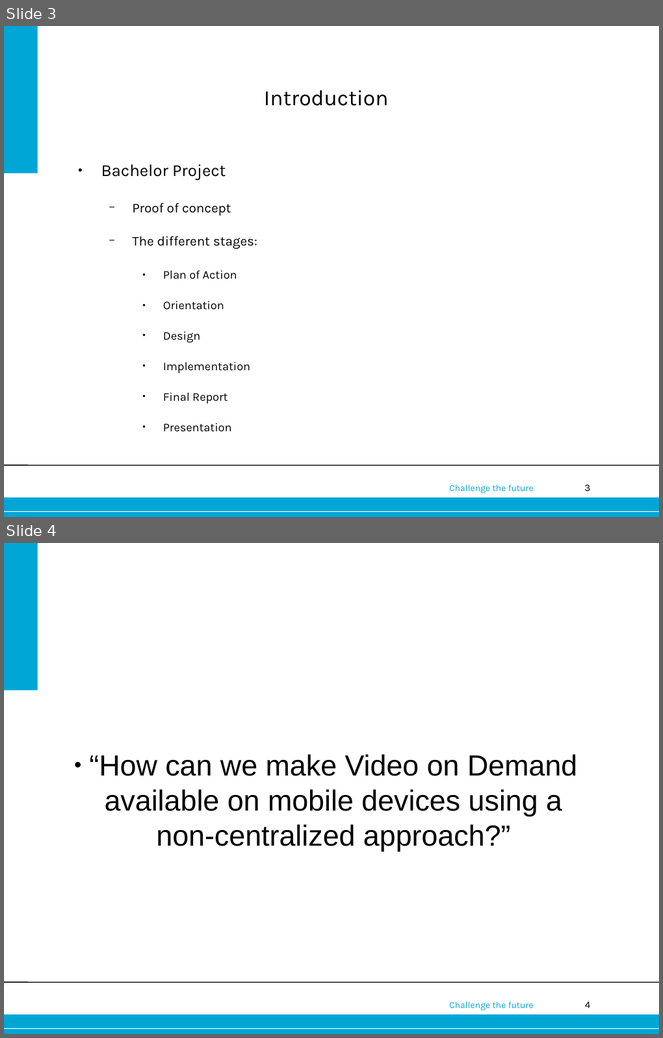
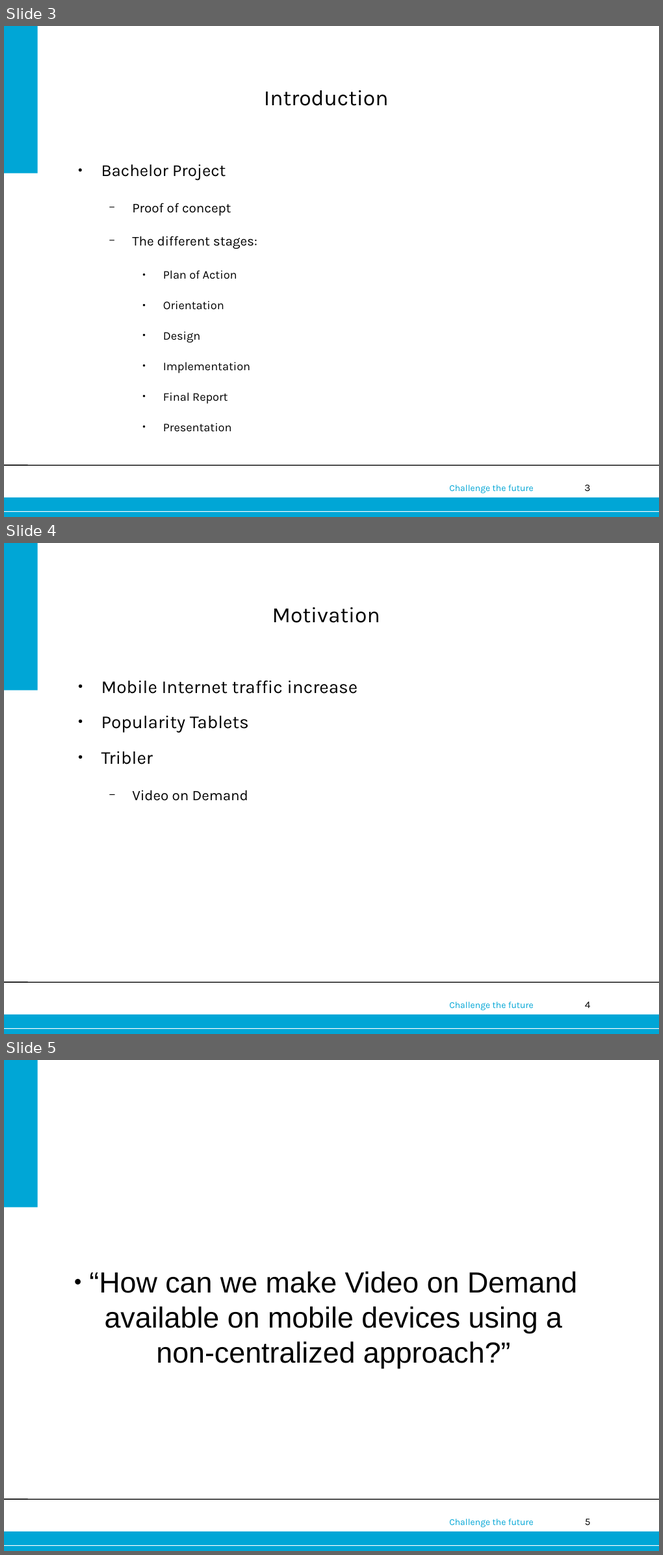
Before and after one commit to javto/Tribler-streaming, a slide deck: Presentation/final_presentation_mobile_vod_2_10_13.odp. Shown one above the other, each under a label of ours: slides 3 and 4 before the commit, slides 3, 4 and 5 after it. The pictures are 663x1038 and 663x1555 pixels, drawn with LibreOffice and Linux fonts; fonts in the diff are those of the drawing; background and template pictures are left out. Boxes give left, top, right and bottom in pixels: in the first picture for what was removed or moved away, otherwise in the second. Text is boxed around its words. In the diff, an @@ line names an element or a change of style, - is before the commit and + after.

Commit message:
mod: final pres.

```diff
--- a/Presentation/final_presentation_mobile_vod_2_10_13.odp
+++ b/Presentation/final_presentation_mobile_vod_2_10_13.odp
@@ slide 4 added at (4,543,659,1034), background #FFFFFF; not listed: 6 template elements that a slide beside it also shows @@
@@ title added at (272,607,380,623), 24 pt, text #000000 @@
+Motivation
@@ text added at (102,680,358,801), 20 pt, text #000000 @@
+● Mobile Internet traffic increase
+● Popularity Tablets
+● Tribler
+  − Video on Demand
@@ what was slide 4 is now slide 5 @@
@@ page number at (585,1519,591,1525): text changed @@
-4
+5
```
